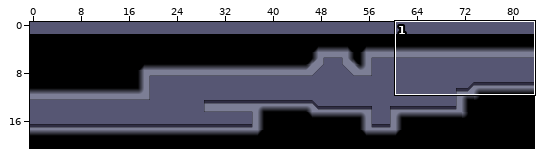
LDtk project, stored at Darkrise/Assets/Levels/ryoDemoLevel.ldtk. Above, an overview of the earlier version with the close-up marked.
Close-up. The starting point:
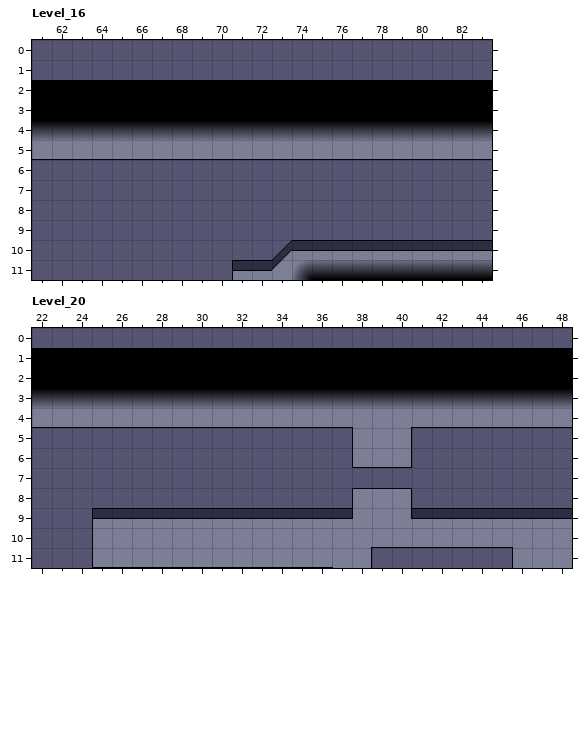
Cells are 60x60 px. Shown: Level_16 x 61..83, y 0..11; Level_20 x 22..48, y 0..11. The commit also changed other parts of the map, which this record leaves out. The old version is drawn lined up with the new one.
And afterwards:
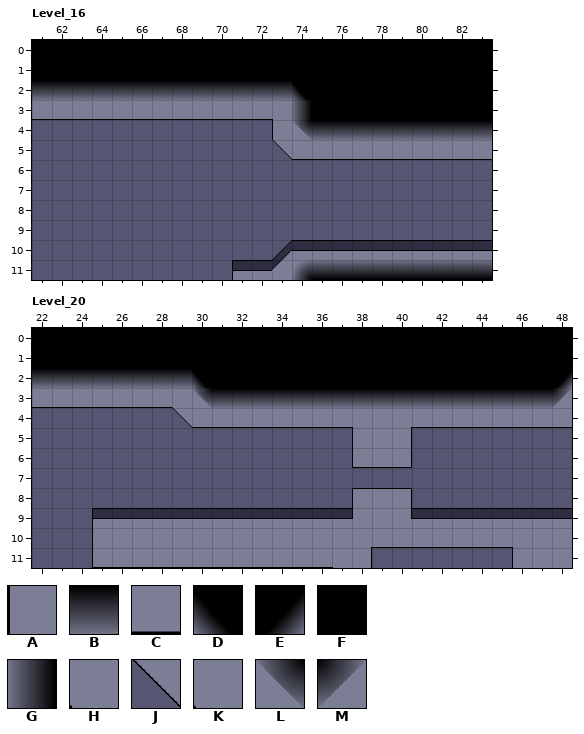
Key: from "Darkrise_Tilemap_5_4": A 24 flipped left-right, B 36 flipped up-down, C 60 flipped up-down, D 74 flipped up-down, E 74 turned 180, F 76, G 94, H 98 flipped left-right, J 126 flipped up-down, K 134 flipped left-right, L 2 under 40 flipped up-down, M 2 under 40 turned 180.
_ is an empty cell.
Change:
{"change": "Level_16: map size 84x19 -> 84x21 cells (old content now starts at 0,2; both pictures use the new coordinates)"}
{"change": "Level_20: map size 93x26 -> 93x27 cells (old content now starts at 0,1; both pictures use the new coordinates)"}
{"where": "layer \"Tiles\", Level_16"}
{"y":0,"x":61,"old":"_______________________","new":"FFFFFFFFFFFFFFFFFFFFFFF"}
{"y":1,"x":61,"old":"_______________________","new":"FFFFFFFFFFFFFFFFFFFFFFF"}
{"y":2,"x":61,"old":"FFFFFFFFFFFFFF","new":"BBBBBBBBBBBBBD"}
{"y":3,"x":61,"old":"FFFFFFFFFFFFFF","new":"CCCCCCCCCCCCHG"}
{"y":4,"x":61,"old":"BBBBBBBBBBBBBB","new":"____________AL"}
{"y":5,"x":61,"old":"CCCCCCCCCCCCC","new":"____________J"}
{"where": "layer \"Tiles\", Level_20"}
{"y":0,"x":22,"old":"___________________________","new":"FFFFFFFFFFFFFFFFFFFFFFFFFFF"}
{"y":2,"x":22,"old":"FFFFFFFFF","new":"BBBBBBBBD"}
{"y":2,"x":48,"old":"F","new":"E"}
{"y":3,"x":22,"old":"BBBBBBBBB","new":"CCCCCCCKL"}
{"y":3,"x":48,"old":"B","new":"M"}
{"y":4,"x":22,"old":"CCCCCCCC","new":"_______J"}
